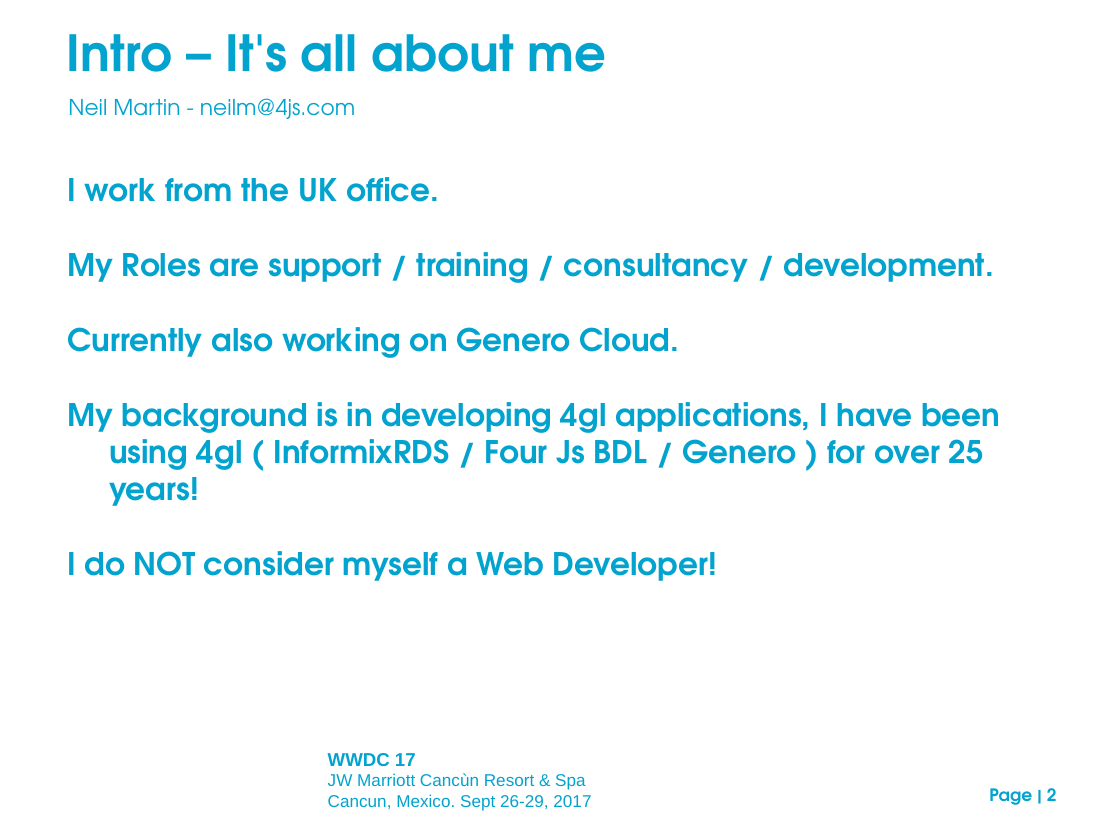
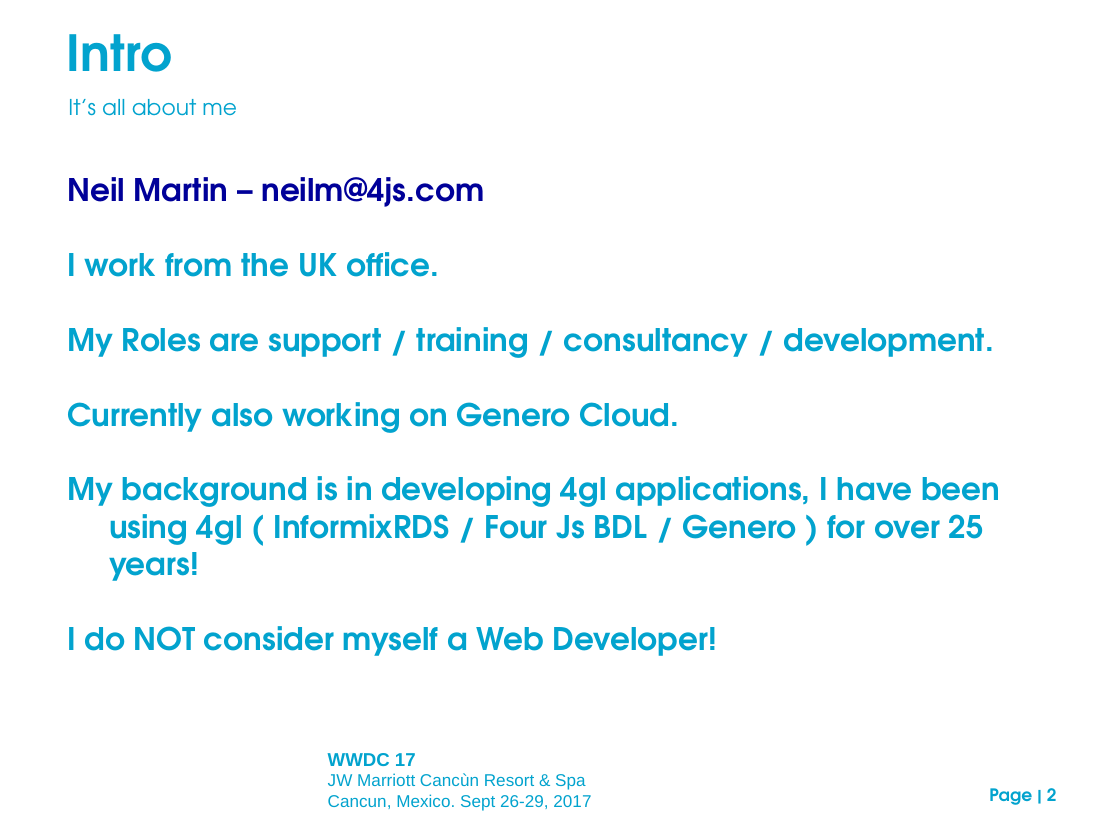
Before and after one commit to neilm-fourjs/njms_demos310, a slide deck: slide 2 of gbc/presentation/GBC_customization_draft.ppt. Drawn at 1120x840 pixels with LibreOffice and Linux fonts; fonts in the diff are those of the drawing; background and template pictures are left out. Boxes give left, top, right and bottom in pixels: in the first picture for what was removed or moved away, otherwise in the second. Text is boxed around its words. In the diff, an @@ line names an element or a change of style, - is before the commit and + after.

```diff
--- a/gbc/presentation/GBC_customization_draft.ppt
+++ b/gbc/presentation/GBC_customization_draft.ppt
@@ text "It’s all about me" at <box>68,99,237,116</box>: vertical alignment middle to top @@
@@ text at <box>68,99,237,116</box>: text changed; size 32 to 14 pt; bold off @@
-Intro – It's all about me
+It’s all about me
@@ text removed at <box>68,98,355,119</box> @@
-Neil Martin - neilm@4js.com
@@ text at <box>67,177,484,207</box>: paragraph added @@
+Neil Martin – neilm@4js.com
```
Also in this commit, not shown: 4 other slides changed, 3 slides added, 2 other files.
